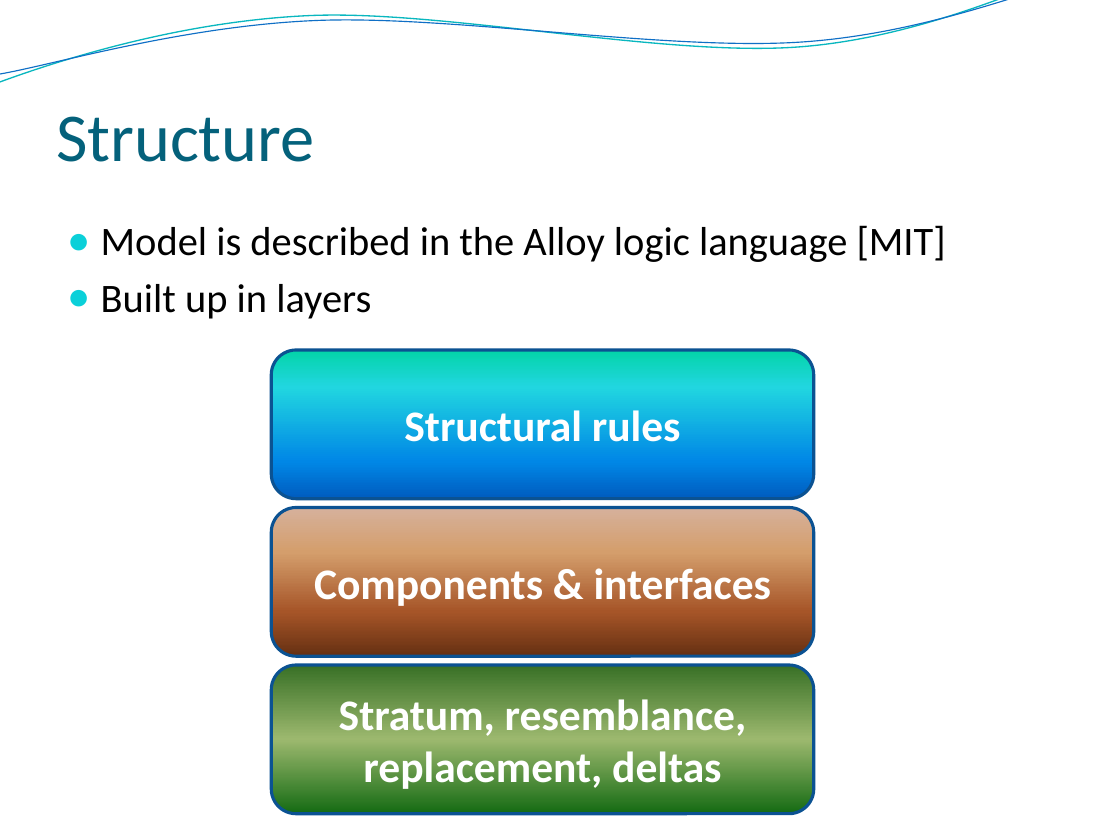
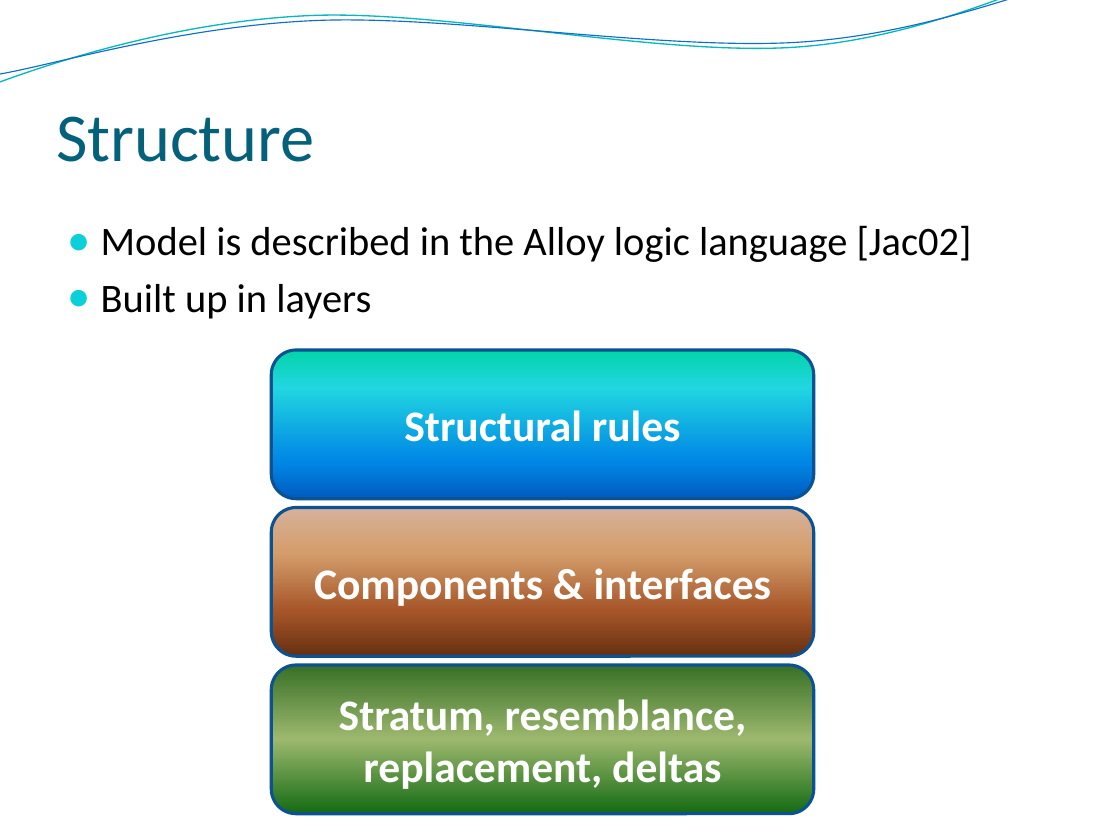
Before and after one commit to Intrinsarc/intrinsarc-evolve, a slide deck: slide 4 of Academic Work/presentations/prague/Evolve - Advanced.pptx. Drawn at 1120x840 pixels with LibreOffice and Linux fonts; fonts in the diff are those of the drawing; background and template pictures are left out. Boxes give left, top, right and bottom in pixels: in the first picture for what was removed or moved away, otherwise in the second. Text is boxed around its words. In the diff, an @@ line names an element or a change of style, - is before the commit and + after.

```diff
--- a/Academic Work/presentations/prague/Evolve - Advanced.pptx
+++ b/Academic Work/presentations/prague/Evolve - Advanced.pptx
@@ text at [101,225,972,262]: text changed @@
-● Model is described in the Alloy logic language [MIT]
+● Model is described in the Alloy logic language [Jac02]
```
Also in this commit, not shown: 7 other slides changed, 3 other files.
